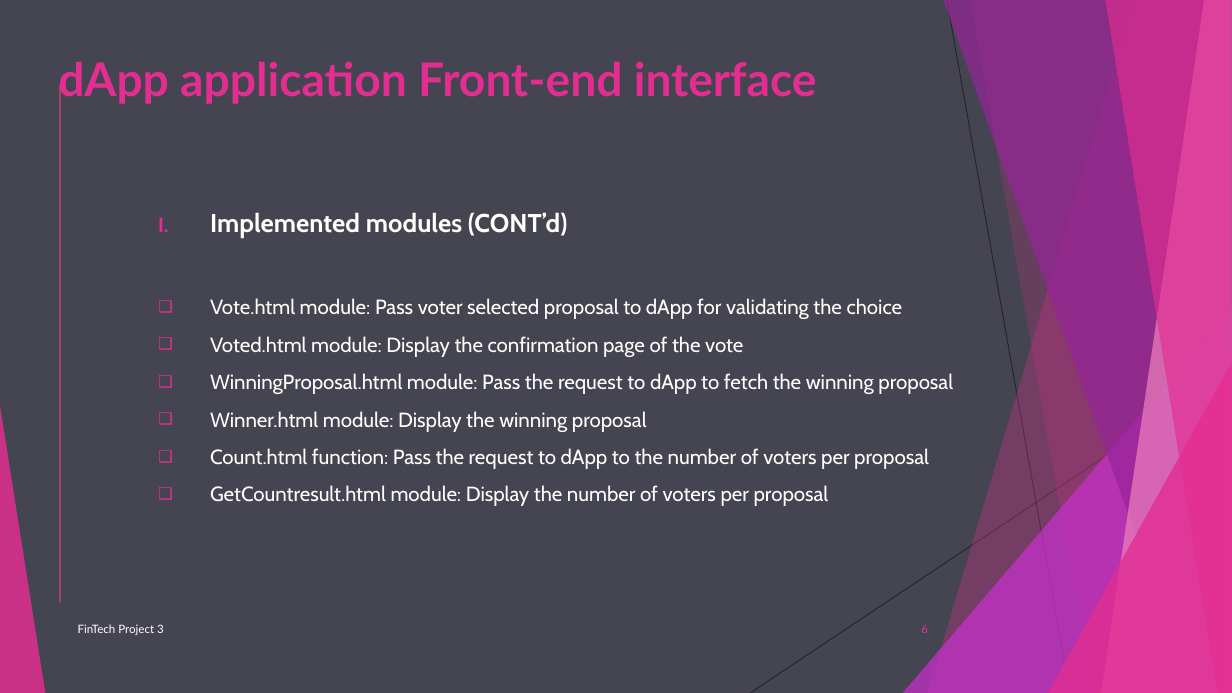
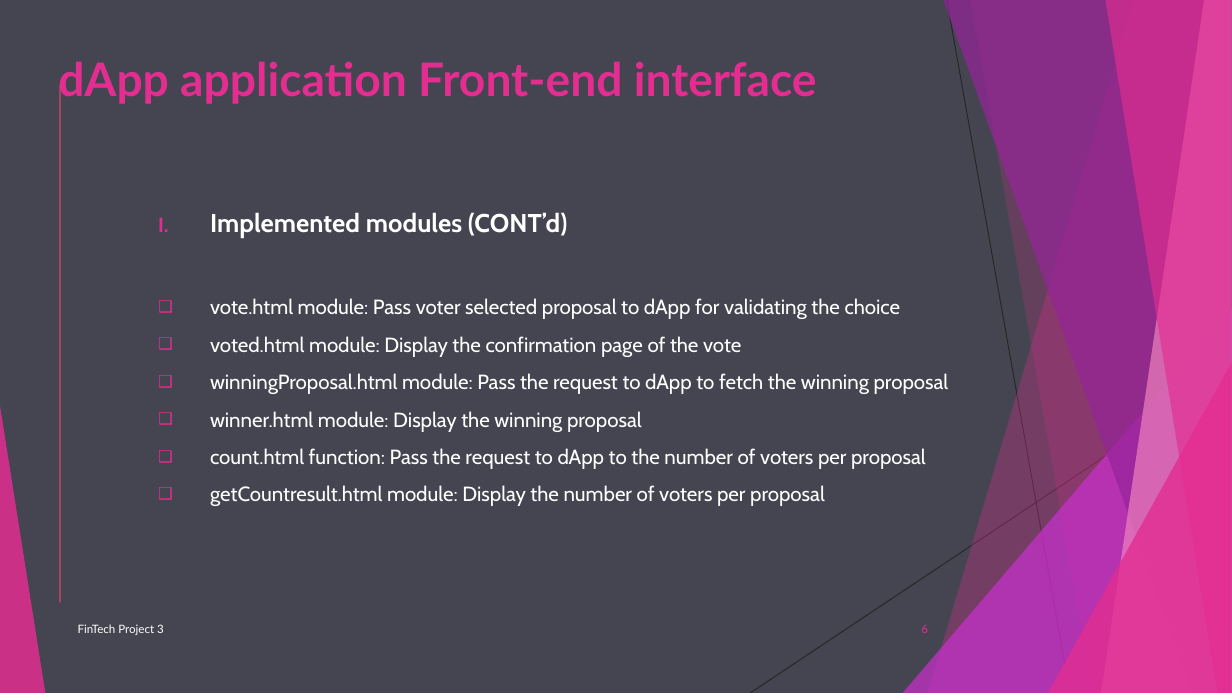
Before and after one commit to Bakoroba/blockchain_ballot_dapp, a slide deck: slide 6 of Ethereum Blockchain Ballot System dApp.ppt. Drawn at 1232x693 pixels with LibreOffice and Linux fonts; fonts in the diff are those of the drawing. Boxes give left, top, right and bottom in pixels: in the first picture for what was removed or moved away, otherwise in the second. Text is boxed around its words. In the diff, an @@ line names an element or a change of style, - is before the commit and + after.

```diff
--- a/Ethereum Blockchain Ballot System dApp.ppt
+++ b/Ethereum Blockchain Ballot System dApp.ppt
@@ text at box(210, 298, 949, 506): text changed @@
-❑ Vote.html module: Pass voter selected proposal to dApp for validating the choice
-❑ Voted.html module: Display the confirmation page of the vote
-❑ WinningProposal.html module: Pass the request to dApp to fetch the winning proposal
-❑ Winner.html module: Display the winning proposal
-❑ Count.html function: Pass the request to dApp to the number of voters per proposal
-❑ GetCountresult.html module: Display the number of voters per proposal
+❑ vote.html module: Pass voter selected proposal to dApp for validating the choice
+❑ voted.html module: Display the confirmation page of the vote
+❑ winningProposal.html module: Pass the request to dApp to fetch the winning proposal
+❑ winner.html module: Display the winning proposal
+❑ count.html function: Pass the request to dApp to the number of voters per proposal
+❑ getCountresult.html module: Display the number of voters per proposal
```
Also in this commit, not shown: 5 other slides changed.
